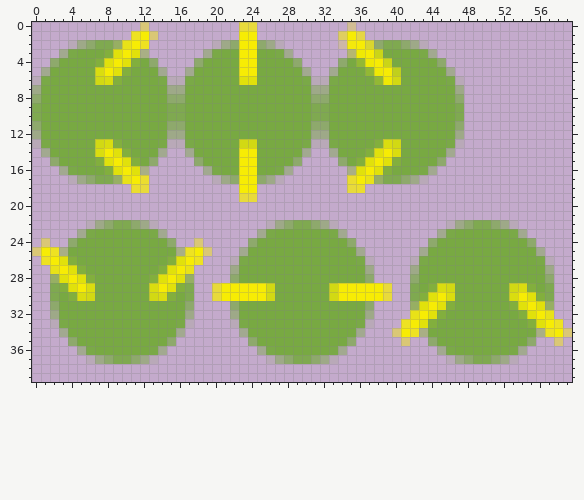
One commit to this pixel-art sprite: assets/segment.png. Above, as it was before the edit.
The file is 60x40 pixels. Pixels under 10% opacity are left out. Colours within 5 levels of each other are drawn and written as one.
Once edited:
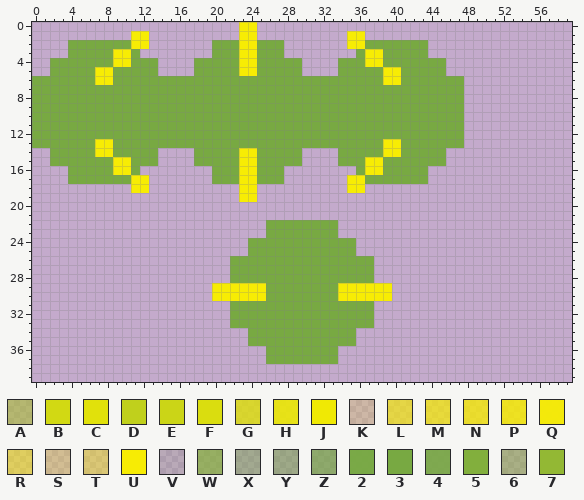
Palette (. is transparent): A #a9c2298e  B #d2d913  C #e1e10b  D #c0d01c  E #cbd517  F #dadd0f  G #dddf0dd2  H #ebe707e9  J #f0e904  K #f4ef0030  L #f7ed00a7  M #f7ed00b5  N #f7ed00c4  P #f7ed00d4  Q #f7ed00f1  R #f7ee0087  S #f8ed0047  T #f8ee006c  U #f7ec04  V #75a54525  W #85b13ab8  X #77a8436f  Y #77a8437e  Z #77a942b2  2 #77a942f6  3 #78a942  4 #78a943e6  5 #82af3d  6 #8db4387b  7 #93b834
Changes in this commit:
y 0: x 12 T -> .; x 23..24 MM -> UU; x 35 S -> .
y 1: x 11 P -> U; x 13 T -> .; x 34 R -> .; x 36 L -> U
y 2: x 4..10 VYZ44WH -> 3333333; x 12 P -> U; x 20..22 VYZ -> 333; x 25..27 ZYV -> 333; x 34..35 KQ -> .U; x 37..43 GZ44ZYV -> 3333333
y 3: x 3..4 X2 -> .3; x 8..9 5C -> 3U; x 11..12 C6 -> 3.; x 19..20 X2 -> .3; x 27..28 2X -> 3.; x 35..36 AJ -> .3; x 38 E -> U; x 43..44 2X -> 3.
y 4: x 2 Z -> 3; x 7..8 5C -> 33; x 10..11 C5 -> U3; x 13 Z -> 3; x 18 Z -> 3; x 29 Z -> 3; x 34 Z -> 3; x 36..37 7J -> 3U; x 39 E -> 3; x 45 Z -> 3
y 5: x 1 X -> .; x 7 F -> U; x 9..10 C5 -> 33; x 14 X -> .; x 17 X -> .; x 30 X -> .; x 33 X -> .; x 37..38 7J -> 33; x 40 D -> U; x 46 X -> .
y 6: x 0..1 V2 -> 33; x 7..9 BF5 -> UU3; x 14..17 2VV2 -> 3333; x 23..24 CC -> 33; x 30..33 2VV2 -> 3333; x 38..40 7JB -> 3UU; x 46..47 2V -> 33
y 7: x 0 Y -> 3; x 15..16 YY -> 33; x 31..32 YY -> 33; x 47 Y -> 3
y 8: x 0 Z -> 3; x 15..16 ZZ -> 33; x 31..32 ZZ -> 33; x 47 Z -> 3
y 9..10: x 0 4 -> 3; x 15..16 44 -> 33; x 31..32 44 -> 33; x 47 4 -> 3
y 11: x 0 Z -> 3; x 15..16 ZZ -> 33; x 31..32 ZZ -> 33; x 47 Z -> 3
y 12: x 0 Y -> 3; x 15..16 YY -> 33; x 31..32 YY -> 33; x 47 Y -> 3
y 13: x 0..1 V2 -> 33; x 7..9 BF5 -> UU3; x 14..17 2VV2 -> 3333; x 23..24 BB -> 33; x 30..33 2VV2 -> 3333; x 38..40 5FB -> 3UU; x 46..47 2V -> 33
y 14: x 1 X -> .; x 7 F -> U; x 9..10 C5 -> 33; x 14 X -> .; x 17 X -> .; x 30 X -> .; x 33 X -> .; x 37..38 5C -> 33; x 40 F -> U; x 46 X -> .
y 15: x 2 Z -> 3; x 7..8 5C -> 33; x 10..11 C5 -> U3; x 13 Z -> 3; x 18 Z -> 3; x 29 Z -> 3; x 34 Z -> 3; x 36..37 5C -> 3U; x 39..40 C5 -> 33; x 45 Z -> 3
y 16: x 3..4 X2 -> .3; x 8..9 5C -> 3U; x 11..12 C6 -> 3.; x 19..20 X2 -> .3; x 27..28 2X -> 3.; x 35..36 6C -> .3; x 38..39 C5 -> U3; x 43..44 2X -> 3.
y 17: x 4..10 VYZ44WH -> 3333333; x 12 N -> U; x 20..22 VYZ -> 333; x 25..27 ZYV -> 333; x 35 N -> U; x 37..43 HW44ZYV -> 3333333
y 18: x 11..12 NM -> UU; x 35..36 MN -> UU
y 19: x 23..24 MM -> UU
y 22: x 6..13 VYZ44ZYV -> ........; x 26..33 VYZ44ZYV -> 33333333; x 46..53 VYZ44ZYV -> ........
y 23: x 5..14 X23333332X -> ..........; x 25..26 X2 -> .3; x 33..34 2X -> 3.; x 45..54 X23333332X -> ..........
y 24: x 1 T -> .; x 4..15 Z3333333333Z -> ............; x 18 T -> .; x 24 Z -> 3; x 35 Z -> 3; x 44..55 Z3333333333Z -> ............
y 25: x 0..19 TUP63333333333336PUT -> ....................; x 23 X -> .; x 36 X -> .; x 43..56 X333333333333X -> ..............
y 26: x 1..18 PUC533333333335CUP -> ..................; x 22..23 V2 -> 33; x 36..37 2V -> 33; x 42..57 V23333333333332V -> ................
y 27: x 2..17 HUC5333333335CUH -> ................; x 22 Y -> 3; x 37 Y -> 3; x 42..57 Y33333333333333Y -> ................
y 28: x 2..17 WCUC53333335CUCW -> ................; x 22 Z -> 3; x 37 Z -> 3; x 42..57 Z33333333333333Z -> ................
y 29: x 2..17 45CUF333333FUC54 -> ................; x 20 M -> U; x 26 B -> 3; x 33 B -> 3; x 39 M -> U; x 42..57 435FB333333BF534 -> ................
y 30: x 2..17 435FB333333BF534 -> ................; x 20 M -> U; x 26 B -> 3; x 33 B -> 3; x 39 M -> U; x 42..57 45CUF333333FUC54 -> ................
y 31: x 2..17 Z33333333333333Z -> ................; x 22 Z -> 3; x 37 Z -> 3; x 42..57 WCUC53333335CUCW -> ................
y 32: x 2..17 Y33333333333333Y -> ................; x 22 Y -> 3; x 37 Y -> 3; x 42..57 HUC5333333335CUH -> ................
y 33: x 2..17 V23333333333332V -> ................; x 22..23 V2 -> 33; x 36..37 2V -> 33; x 41..58 PUC533333333335CUP -> ..................
y 34: x 3..16 X333333333333X -> ..............; x 23 X -> .; x 36 X -> .; x 40..59 TUP63333333333336PUT -> ....................
y 35: x 4..15 Z3333333333Z -> ............; x 24 Z -> 3; x 35 Z -> 3; x 41 T -> .; x 44..55 Z3333333333Z -> ............; x 58 T -> .
y 36: x 5..14 X23333332X -> ..........; x 25..26 X2 -> .3; x 33..34 2X -> 3.; x 45..54 X23333332X -> ..........
y 37: x 6..13 VYZ44ZYV -> ........; x 26..33 VYZ44ZYV -> 33333333; x 46..53 VYZ44ZYV -> ........
